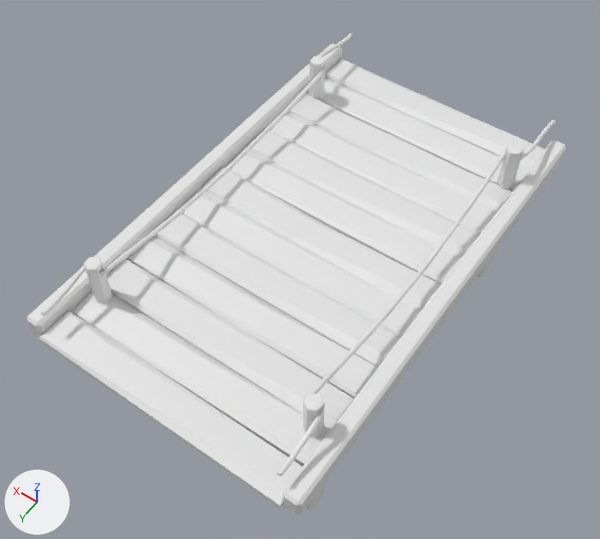
Renders of the FBX model Run'n'Cheese/Assets/Assets_3D/MS_PLAT_H_1.fbx from each side of a commit.
Before and after are seen from a 50 mm lens placed at (-2.16, 3.25, 5.74), pointed at (0.1, 0.09, 0.76). Arrows for +X, +Y and +Z are at lower left; the lights stay in place. Where no turn or scale is listed for an object, it has been applied to the vertices.
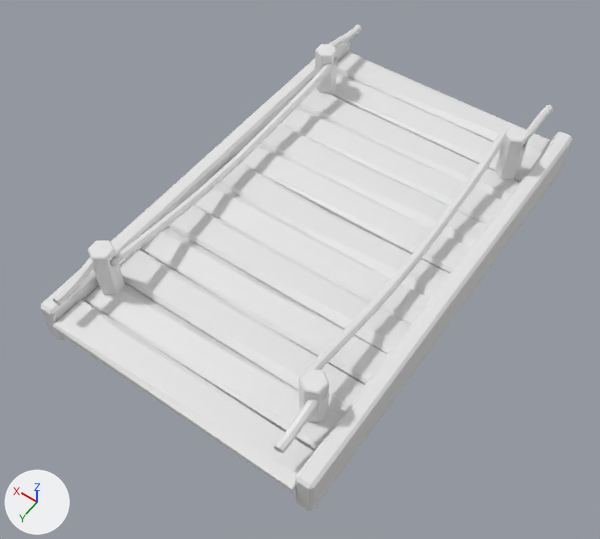
Changed parts and their boxes (x1, y1, x2, y2) in the pictures (600 x 539 px; the box of a moved part takes in the faces that stretch with it):
'Box001', reshaped, moved: before (27, 43, 566, 515); after (40, 37, 573, 511)
'Box014', moved: before (39, 311, 303, 509); after (52, 299, 314, 493)
'Box013', moved: before (71, 291, 330, 466); after (83, 283, 341, 451)
'Box012', moved: before (106, 259, 354, 430); after (119, 249, 365, 416)
'Box011', moved: before (127, 236, 378, 399); after (140, 227, 388, 385)
'Box010', moved: before (155, 211, 400, 367); after (168, 205, 410, 354)
'Box009', moved: before (182, 188, 421, 338); after (194, 183, 430, 325)
'Box008', moved: before (201, 167, 441, 311); after (211, 158, 450, 299)
'Box007', moved: before (225, 148, 462, 284); after (242, 143, 470, 273)
'Line001', reshaped, moved: before (41, 33, 556, 477); after (53, 24, 553, 454)
'Box006', moved: before (245, 129, 479, 258); after (262, 124, 487, 247)
'Box005', moved: before (270, 112, 498, 235); after (281, 105, 505, 225)
'Box004', moved: before (289, 93, 513, 211); after (299, 87, 520, 201)
'Box002', moved: before (325, 59, 545, 169); after (337, 52, 551, 160)
'Box003', moved: before (307, 77, 530, 191); after (332, 72, 537, 182)
'Cylinder002', reshaped, moved, rescaled: before (84, 257, 325, 437); after (88, 240, 329, 423)
'Cylinder001', reshaped, moved, rescaled: before (309, 56, 524, 190); after (315, 44, 529, 180)
part 1 of me_mesh_015, moved or reshaped: before (303, 393, 325, 437); after (299, 368, 329, 423)
part 2 of me_mesh, moved or reshaped: before (283, 149, 566, 515); after (296, 139, 573, 511)
part 3 of me_mesh, moved or reshaped: before (27, 50, 342, 337); after (41, 43, 350, 340)
part 4 of me_mesh_014, moved or reshaped: before (497, 143, 524, 190); after (495, 126, 529, 180)
part 5 of me_mesh_016, moved or reshaped: before (41, 33, 352, 316); after (53, 24, 362, 306)
part 6 of me_mesh_016, moved or reshaped: before (277, 120, 556, 477); after (274, 105, 553, 454)

The change, as a list of edits to the scene's bpy script:
```text
Change me_mesh:
    remove me_mesh.from_pydata(...)  # 88 vertices, 92 faces; spans x -0.06..2.14, y -1.78..1.78, z 0.0..0.19
    add me_mesh.from_pydata(...)  # 114 vertices, 118 faces; spans x -0.06..2.14, y -1.78..1.78, z -0.18..0.19
    me_mesh part 2: 24 vertices moved from x -0.06..0.06, y -1.78..1.78, z 0.0..0.02 to x -0.06..0.06, y -1.78..1.78, z -0.18..-0.1; 14 vertices added at x -0.06..0.06, y -1.78..1.78, z -0.18..-0.16
    me_mesh part 3: 20 vertices moved from x 2.01..2.14, y -1.78..1.78, z 0.0..0.02 to x 2.01..2.14, y -1.78..1.78, z -0.18..-0.11; 12 vertices added at x 2.01..2.14, y -1.78..1.78, z -0.18..-0.15
Change me_mesh_014:
    where me_mesh_014.from_pydata(...)  # 404 vertices, 408 faces; spans x -54.7..2.3, y -2.0..38.9, z 0.0..13.6
    used by ob_cylinder001; location = (0.868, -1.226, 1.165); rotation_euler = (0.0, 0.0, 0.611), in degrees (0, 0, 35); scale = (0.0271, 0.0271, 0.0271)
    me_mesh_014 part 4: the loose piece of 192 vertices spanning x -54.7..-50.2, y 34.5..38.9, z 0.0..13.6 is moved by (16.9, -11.9, 0.0)
Change me_mesh_016:
    remove me_mesh_016.from_pydata(...)  # 1248 vertices, 1232 faces; spans x -2.0..-0.08, y -1.88..1.68, z 0.21..0.38
    add me_mesh_016.from_pydata(...)  # 1248 vertices, 1232 faces; spans x -1.92..-0.07, y -1.88..1.68, z 0.19..0.4
    me_mesh_016 part 5: 624 of 1248 vertices moved; they spanned x -0.25..-0.08, y -1.88..1.68, z 0.21..0.38 and now span x -0.27..-0.07, y -1.88..1.68, z 0.19..0.4; mean shift (0.0, 0.0, 0.0); largest move (-0.24, 1.26, 0.35) -> (-0.25, 1.28, 0.35)
    me_mesh_016 part 6: 624 of 1248 vertices moved; they spanned x -2.0..-1.83, y -1.88..1.68, z 0.21..0.38 and now span x -1.92..-1.72, y -1.88..1.68, z 0.19..0.4; mean shift (0.09, 0.0, 0.0); largest move (-1.95, -1.82, 0.29) -> (-1.84, -1.82, 0.29)
Change me_mesh_015:
    where me_mesh_015.from_pydata(...)  # 404 vertices, 408 faces; spans x -54.7..2.3, y -2.0..38.9, z 0.0..13.6
    used by ob_cylinder002; location = (0.868, 1.311, 1.165); rotation_euler = (0.0, 0.0, 0.611), in degrees (0, 0, 35); scale = (0.0271, 0.0271, 0.0271)
    me_mesh_015 part 1: the loose piece of 192 vertices spanning x -54.7..-50.2, y 34.5..38.9, z 0.0..13.6 is moved by (16.9, -11.9, 0.0)
Change ob_box009:
    ob_box009.location: (0.011, 0.289, 1.116) -> (0.011, 0.17, 1.116)
Change ob_box001:
    ob_box001.location: (-1.037, 0.001, 1.102) -> (-1.037, -0.118, 1.102)
Change ob_cylinder001:
    ob_cylinder001.location: (0.868, -1.226, 1.165) -> (0.866, -1.344, 1.036)
    ob_cylinder001.scale: (0.0271, 0.0271, 0.0271) -> (0.0389, 0.0389, 0.0389)
Change ob_box005:
    ob_box005.location: (0.011, -0.794, 1.116) -> (0.011, -0.913, 1.116)
Change ob_box010:
    ob_box010.location: (-0.017, 0.562, 1.116) -> (-0.017, 0.443, 1.116)
Change ob_box004:
    ob_box004.location: (-0.017, -1.062, 1.116) -> (-0.017, -1.181, 1.116)
Change ob_box006:
    ob_box006.location: (-0.017, -0.521, 1.116) -> (-0.017, -0.639, 1.116)
Change ob_box002:
    ob_box002.location: (-0.017, -1.609, 1.116) -> (-0.017, -1.728, 1.116)
Change ob_box012:
    ob_box012.location: (-0.017, 1.115, 1.116) -> (-0.017, 0.996, 1.116)
Change ob_box003:
    ob_box003.location: (0.011, -1.343, 1.116) -> (0.011, -1.462, 1.116)
Change ob_line001:
    ob_line001.location: (1.04, 0.056, 1.108) -> (1.04, -0.063, 1.108)
Change ob_box014:
    ob_box014.location: (-0.017, 1.667, 1.116) -> (-0.017, 1.549, 1.116)
Change ob_box007:
    ob_box007.location: (0.011, -0.252, 1.116) -> (0.011, -0.371, 1.116)
Change ob_box013:
    ob_box013.location: (0.011, 1.386, 1.116) -> (0.011, 1.267, 1.116)
Change ob_cylinder002:
    ob_cylinder002.location: (0.868, 1.311, 1.165) -> (0.886, 1.21, 1.036)
    ob_cylinder002.scale: (0.0271, 0.0271, 0.0271) -> (0.0389, 0.0389, 0.0389)
Change ob_box011:
    ob_box011.location: (0.011, 0.83, 1.116) -> (0.011, 0.712, 1.116)
Change ob_box008:
    ob_box008.location: (-0.017, 0.021, 1.116) -> (-0.017, -0.098, 1.116)
```
